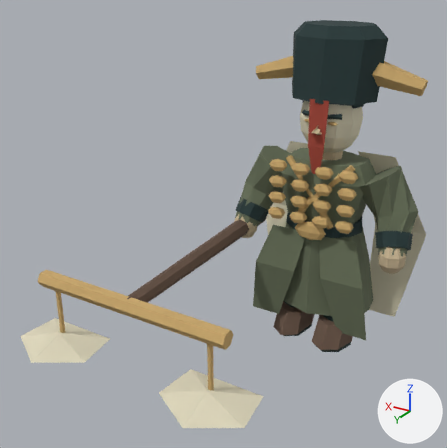
Two versions of the glTF model game/assets/models/boss_debt.glb, one commit apart.
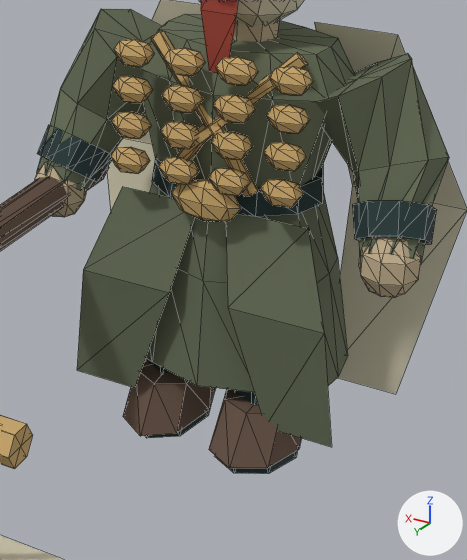
Each version appears first whole from a 50 mm camera at (-2.27, 5.93, 4.13) aimed at (0.58, 1.17, 1.76), and next in a close-up on the part from 49% to 95% of the width and 32% to 87% of the height. The lights are fixed; the arrows at lower right show +X, +Y and +Z. The first two pictures are the older version. The close-ups show mesh edges as thin lines. Where no turn or scale is listed for an object, it has been applied to the vertices. Vertices at exactly the same position are counted once.

The older version as bpy lines, for what is in view:
```python
me_details = bpy.data.meshes.new('Details')
me_details.from_pydata(...)  # 861 vertices, 1590 faces; spans x -0.89..0.89, y -0.4..0.47, z 1.42..3.55
me_details.materials.append(mat_inkvertexpalette)
me_heldmesh = bpy.data.meshes.new('HeldMesh')
me_heldmesh.from_pydata(...)  # 70 vertices, 116 faces; spans x -1.26..1.26, y -0.34..2.52, z -0.75..0.1
me_heldmesh.materials.append(mat_inkvertexpalette)
me_leftleg = bpy.data.meshes.new('LeftLeg')
me_leftleg.from_pydata(...)  # 44 vertices, 80 faces; spans x -0.218..0.218, y -0.193..0.544, z -0.848..-0.066
me_leftleg.materials.append(mat_inkvertexpalette)
ob_details = bpy.data.objects.new('Details', me_details)
ob_details.location = (0.0, 0.0, 0.0)
ob_heldmesh = bpy.data.objects.new('HeldMesh', me_heldmesh)
ob_heldmesh.location = (0.84, 0.252, 1.36)
ob_leftleg = bpy.data.objects.new('LeftLeg', me_leftleg)
ob_leftleg.location = (-0.269, 0.0, 0.96)
# also in view: 'Cloak' at (0.0, -0.42, 1.27); 'Cloth' at (0.0, -0.06, 1.3); 'RightLeg' at (0.27, 0.04, 0.5); 'RightArm' at (0.65, 0.06, 1.71); 'LeftArm' at (-0.65, 0.06, 1.71)
```
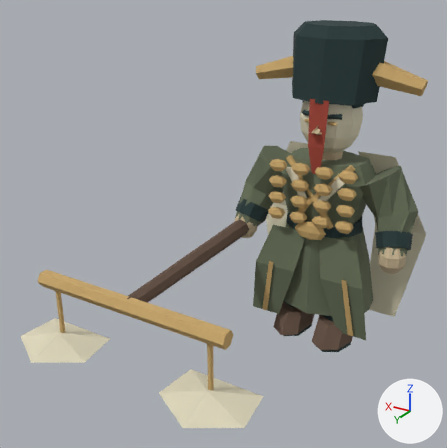
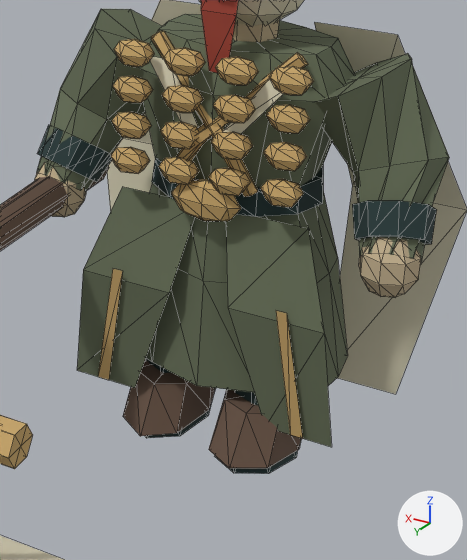
Boxes [x1, y1, x2, y2] around the edits, measured in the close-ups (467 x 560 px):
'Details', reshaped: before [111, 0, 323, 221]; after [98, 0, 323, 439]
part 1 of me_details, added: after [98, 269, 303, 439]
part 2 of me_details, added: after [150, 57, 284, 134]

What changed in the scene script:
```text
Change me_details:
    used by ob_details; location = (0.0, 0.0, 0.0)
    verts and faces of me_details; kept vertices keep their numbers, new ones are numbered from 861
    remove me_details.from_pydata(...)  # 861 vertices, 1590 faces; spans x -0.89..0.89, y -0.4..0.47, z 1.42..3.55
    add me_details.from_pydata(...)  # 877 vertices, 1598 faces; spans x -0.89..0.89, y -0.4..0.47, z 0.38..3.55
    me_details part 1
    add verts[861] = (-0.45, 0.43, 1.07)  # pixel (286, 313)
    add verts[862] = (-0.55, 0.34, 0.38)  # pixel (302, 438)
    add verts[863] = (0.39, 0.43, 1.07)  # pixel (122, 270)
    add verts[864] = (0.49, 0.34, 0.38)  # pixel (108, 380)
    add for new, old in zip([*range(865, 869)], [*range(861, 865)]): verts[new] = verts[old] + (0.06, 0.0, 0.0)
    add faces += [(861, 865, 866), (861, 866, 862), (863, 867, 868), (863, 868, 864)]
    me_details part 2
    add verts[869] = (-0.36, 0.32, 2.14)
    add verts[870] = (-0.24, 0.32, 2.14)  # pixel (270, 77)
    add verts[871] = (-0.06, 0.38, 1.87)  # pixel (222, 131)
    add verts[872] = (-0.14, 0.38, 1.87)
    add verts[873] = (0.24, 0.32, 2.14)
    add verts[874] = (0.36, 0.32, 2.14)
    add verts[875] = (0.14, 0.38, 1.87)
    add verts[876] = (0.06, 0.38, 1.87)  # pixel (198, 127)
    add faces += [(869, 870, 871), (869, 871, 872), (873, 874, 875), (873, 875, 876)]
```
